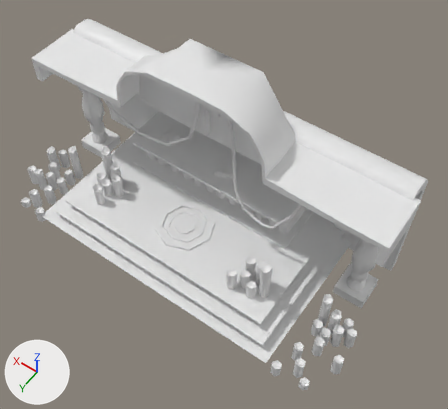
The FBX model ThroughTheAges/Assets/Art/Winning.fbx: old version first, new version second.
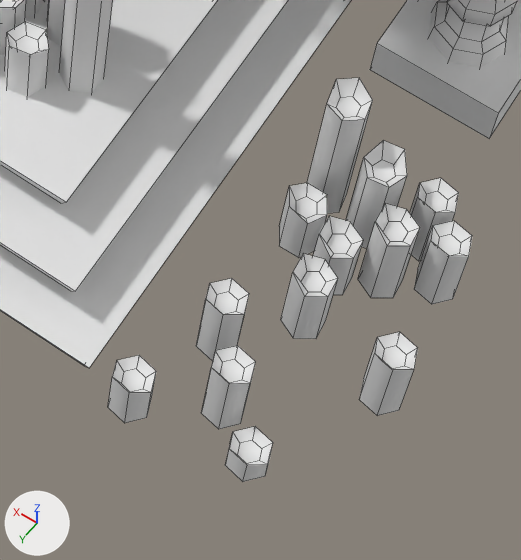
The first picture shows the older version from a 50 mm camera at (-4.51, 5.61, 9.84) aimed at (-0.71, 0.29, 1.49). The close-ups show both versions on the part from 55% to 82% of the width and 67% to 100% of the height of that picture. The lights are fixed; the arrows at lower left show +X, +Y and +Z. The close-ups show mesh edges as thin lines. Where no turn or scale is listed for an object, it has been applied to the vertices.

Before the edit, the objects in view are built like this:
```python
me_cube_010 = bpy.data.meshes.new('Cube.010')
me_cube_010.from_pydata(...)  # 1423 vertices, 1365 faces; spans x -218.0..218.0, y -1.0..226.0, z -108.0..83.0
me_cylinder_001 = bpy.data.meshes.new('Cylinder.001')
me_cylinder_001.from_pydata(...)  # 684 vertices, 532 faces; spans x -1157.0..4694.0, y -720.0..817.0, z -2023.0..4523.0
ob_cube_001 = bpy.data.objects.new('Cube.001', me_cube_010)
ob_cube_001.location = (0.0, 0.0, 0.0)
ob_cube_001.rotation_euler = (1.571, 0.0, 0.0)  # degrees (90, 0, 0)
ob_cube_001.scale = (0.0163, 0.0163, 0.0163)
ob_cylinder_001 = bpy.data.objects.new('Cylinder.001', me_cylinder_001)
ob_cylinder_001.parent = ob_cube_001
ob_cylinder_001.location = (113.9, 40.3, -29.18)
ob_cylinder_001.rotation_euler = (-3.142, -0.869, 0.0)  # degrees (-180, -50, 0)
ob_cylinder_001.scale = (-0.0561, -0.0561, -0.0561)
```
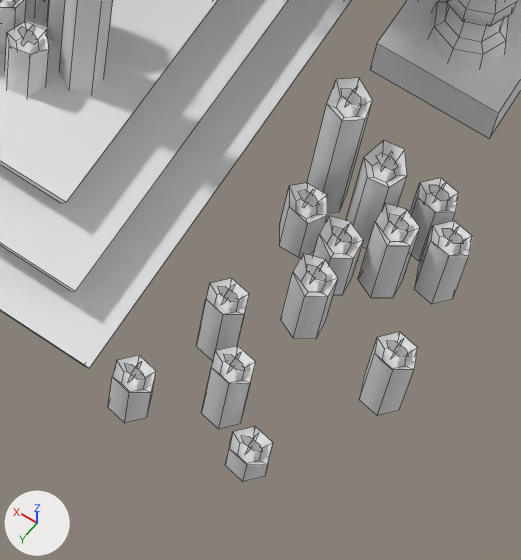
Where the change shows, as pixel boxes (x1, y1, x2, y2) in the close-ups (521 x 560 px):
'Cylinder.002', added: after (18, 26, 463, 454)

What changed in the scene script:
```text
Add me_cylinder_004:
    me_cylinder_004.from_pydata(...)  # 456 vertices, 76 faces; spans x -1098.0..4641.0, y -594.0..865.0, z -1977.0..4466.0
Add ob_cylinder_002:
    ob_cylinder_002 = bpy.data.objects.new('Cylinder.002', me_cylinder_004)
    ob_cylinder_002.parent = ob_cube_001
    ob_cylinder_002.location = (113.9, 40.3, -29.18)
    ob_cylinder_002.rotation_euler = (-3.142, -0.869, 0.0)  # degrees (-180, -50, 0)
    ob_cylinder_002.scale = (-0.0561, -0.0561, -0.0561)
```
